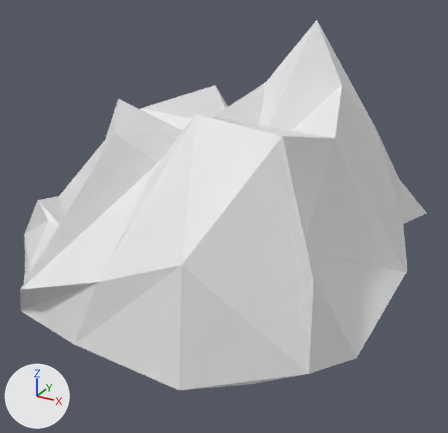
An edit to the Blender file mining_rock1.blend, drawn before and after from the same camera.
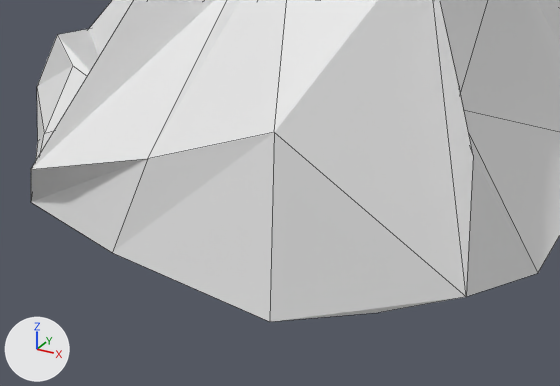
Each version appears first whole from a 50 mm lens placed at (1.77, -5.47, 1.82), pointed at (0.07, -2.39, 0.28), and next in a close-up on the part from 0% to 83% of the width and 41% to 100% of the height. Arrows for +X, +Y and +Z are at lower left; the lights stay in place. The close-ups show mesh edges as thin lines.

The scene before the commit, as lines of its bpy script (objects in view):
```python
me_sphere = bpy.data.meshes.new('Sphere')
me_sphere.from_pydata(...)  # 69 vertices, 59 faces; spans x -1.17..1.14, y -3.57..-0.89, z -0.33..1.24
ob_sphere = bpy.data.objects.new('Sphere', me_sphere)
ob_sphere.location = (0.0, 0.0, 0.172)
```
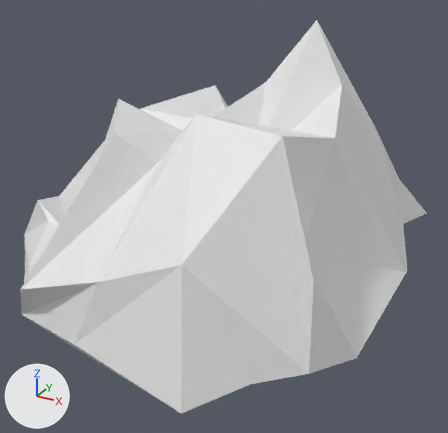
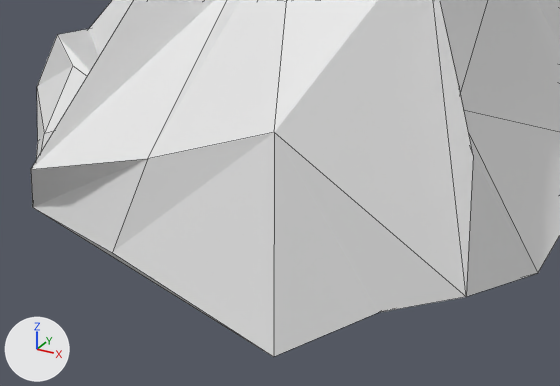
The newer file is also turned or shifted as a whole; pictures and numbers use the older file's frame.

What differs and where, as boxes [x1, y1, x2, y2] in the close-ups (560 x 386 px):
'Sphere', reshaped: before [31, 0, 560, 322]; after [31, 0, 560, 357]
part 1 of me_sphere, built on: before [31, 92, 466, 322]; after [31, 92, 466, 357]

Edits to the bpy script that builds the scene:
```text
Change me_sphere:
    used by ob_sphere; location = (0.0, 0.0, 0.172)
    remove me_sphere.from_pydata(...)  # 69 vertices, 59 faces; spans x -1.17..1.14, y -3.57..-0.89, z -0.33..1.24
    add me_sphere.from_pydata(...)  # 69 vertices, 78 faces; spans x -1.17..1.14, y -3.63..-0.89, z -0.33..1.24
    me_sphere part 1
    1 vertex is removed from x -0.69, y -3.39, z -0.25
    3 faces are deleted
    1 vertex moves from x 0.49, y -3.57, z -0.22 to x 0.53, y -3.63, z -0.29
    1 vertex is added at (-0.7, -3.38, -0.28)
    22 new faces join them
```
